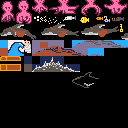
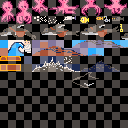
Before/after of a 128×128 layered artwork. What changed in the layer stack:
showed "Grid" over (0, 0, 128, 128)
painted on "Background" over (64, 56, 120, 72)
